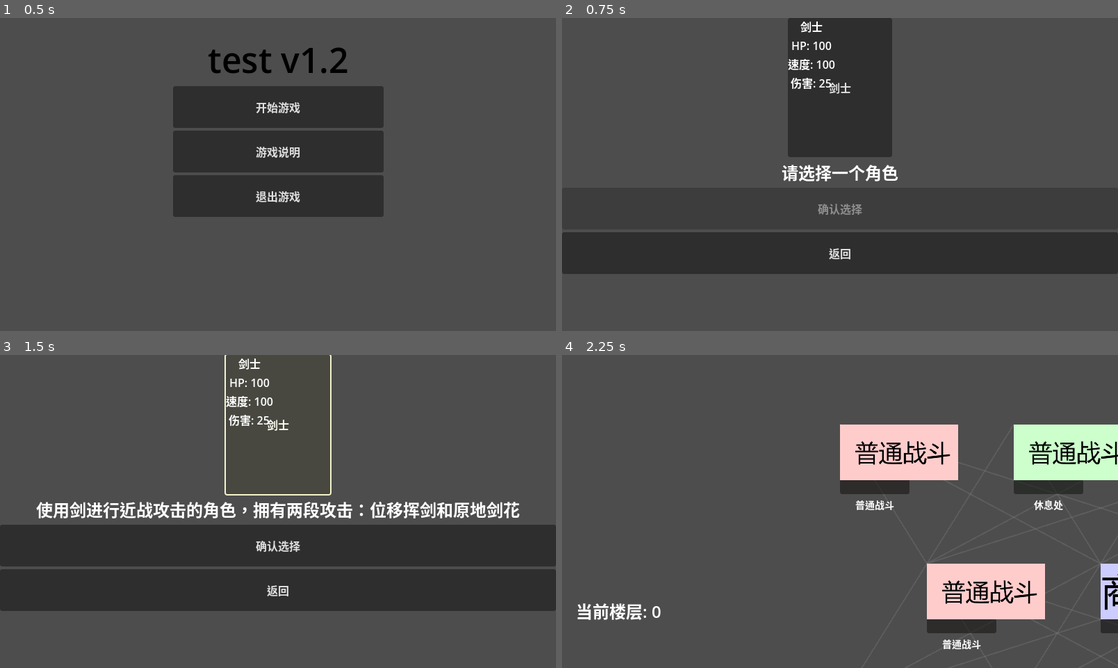
Above: before the commit, frames 1-4 (two rows, left to right).
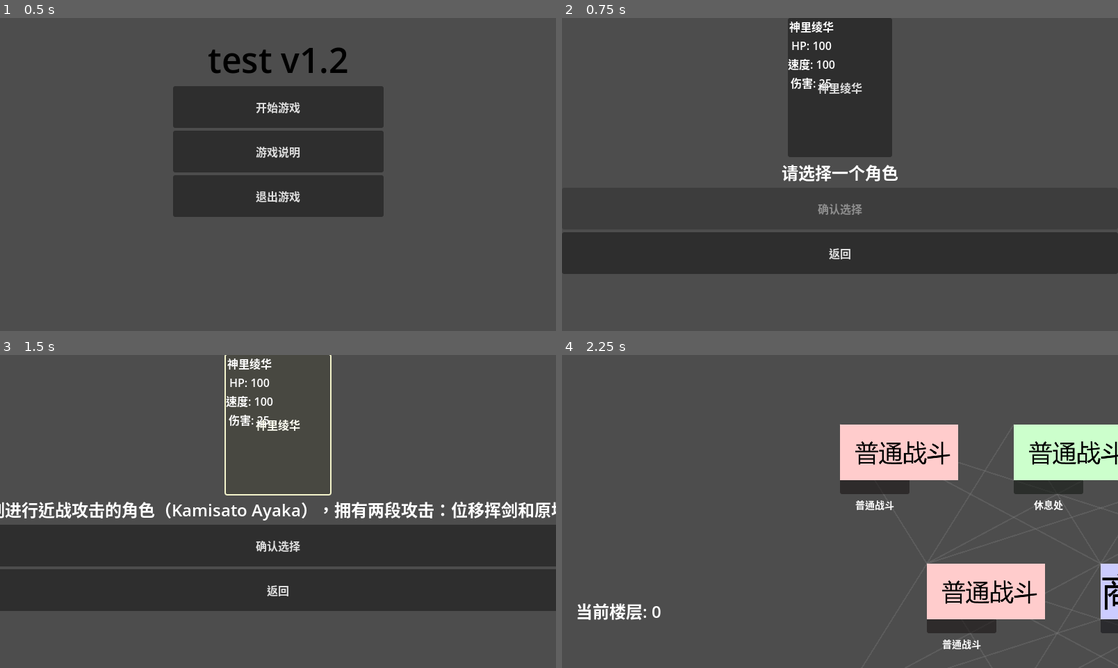
Above: after the commit, the same moments.

Repository: kuchaomc/genshin_tower
Game: Godot game, scene res://scenes/主界面.tscn
Same seed, same stepped clock (60 frames per second), same inputs: the game is played once before the commit and once after it.
Inputs:
- Up to frame 1 (0.5 s): no input
- Up to frame 2 (0.75 s): click "开始游戏" at 0.5 s
- Up to frame 3 (1.5 s): click "剑士" (after the commit: "神里绫华") at 1.25 s
- Up to frame 4 (2.25 s): click "确认选择" at 2 s

Frame 1 is identical in both runs. In frame 2, 0.3% of the frame differs, in the area x 40-54%, y 1-25%; in frame 3, 3.5%, in the area x 0-100%, y 1-82%; in frame 4, nothing differs.

Commit message:
重构角色

Diff:
--- a/data/characters/sword_character.tres
+++ b/data/characters/kamisato_ayaka_character.tres
@@ -4,9 +4,9 @@
 
 [resource]
 script = ExtResource("1_char_data")
-id = "sword_character"
-display_name = "剑士"
-description = "使用剑进行近战攻击的角色，拥有两段攻击：位移挥剑和原地剑花"
+id = "kamisato_ayaka"
+display_name = "神里绫华"
+description = "使用剑进行近战攻击的角色（Kamisato Ayaka），拥有两段攻击：位移挥剑和原地剑花"
 max_health = 100.0
 move_speed = 100.0
 base_damage = 25.0
--- a/scenes/玩家.tscn
+++ b/scenes/玩家.tscn
@@ -1,6 +1,6 @@
 [gd_scene load_steps=12 format=3 uid="uid://bb2kswvspaq4f"]
 
-[ext_resource type="Script" uid="uid://br7dfmt5nc80r" path="res://scripts/characters/sword_character.gd" id="1_sword_char"]
+[ext_resource type="Script" uid="uid://br7dfmt5nc80r" path="res://scripts/characters/kamisato_ayaka_character.gd" id="1_sword_char"]
 [ext_resource type="Texture2D" uid="uid://p5yv5ngfrcoo" path="res://textures/神里idel.png" id="2_sd6lh"]
 [ext_resource type="Texture2D" uid="uid://bc3cgn2g32xk5" path="res://textures/神里move.png" id="3_sd6lh"]
 [ext_resource type="Texture2D" uid="uid://dx8q3hoy4l72j" path="res://textures/无锋剑.png" id="4_sword"]
--- a/scripts/characters/sword_character.gd
+++ b/scripts/characters/kamisato_ayaka_character.gd
@@ -1,7 +1,7 @@
 extends BaseCharacter
-class_name SwordCharacter
-
-## 剑士角色
+class_name KamisatoAyakaCharacter
+
+## 神里绫华角色（Kamisato Ayaka）
 ## 实现两段攻击：第一段位移挥剑，第二段原地剑花
 
 # ========== 攻击属性 ==========
--- a/scripts/ui/character_select.gd
+++ b/scripts/ui/character_select.gd
@@ -56,9 +56,9 @@
 ## 创建默认角色（如果没有角色数据）
 func create_default_character() -> void:
 	var default_char = CharacterData.new()
-	default_char.id = "sword_character"
-	default_char.display_name = "剑士"
-	default_char.description = "使用剑进行近战攻击的角色"
+	default_char.id = "kamisato_ayaka"
+	default_char.display_name = "神里绫华"
+	default_char.description = "使用剑进行近战攻击的角色（Kamisato Ayaka）"
 	default_char.max_health = 100.0
 	default_char.move_speed = 100.0
 	default_char.base_damage = 25.0
Not shown, added: scripts/characters/kamisato_ayaka_character.gd.uid
Not shown, removed: scripts/characters/sword_character.gd.uid
Binary file added: textures/神里技能图标.png
Not shown, added: textures/神里技能图标.png.import
Not shown, changed: DEBUG_TIPS.md
Not shown, changed: REFACTORING_README.md
